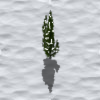
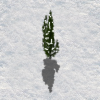
Before/after of a 100 × 100 layered artwork. What changed in the layer stack:
painted on "Pasted Layer" over 0, 0, 100, 100
